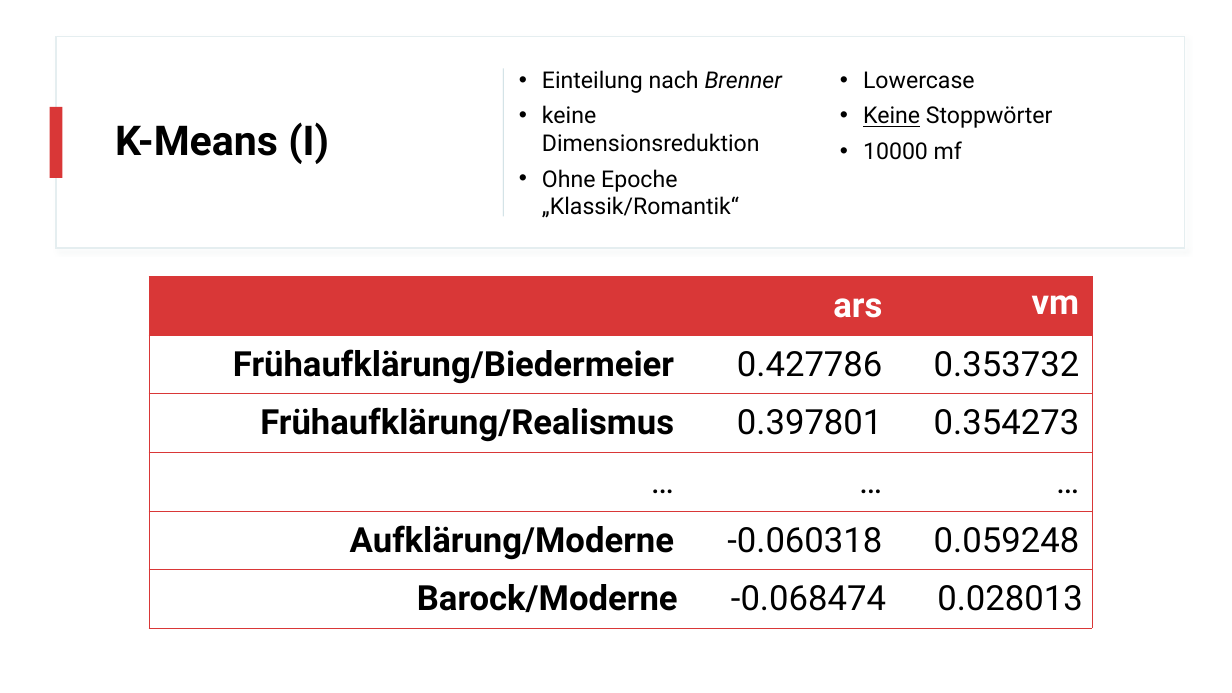
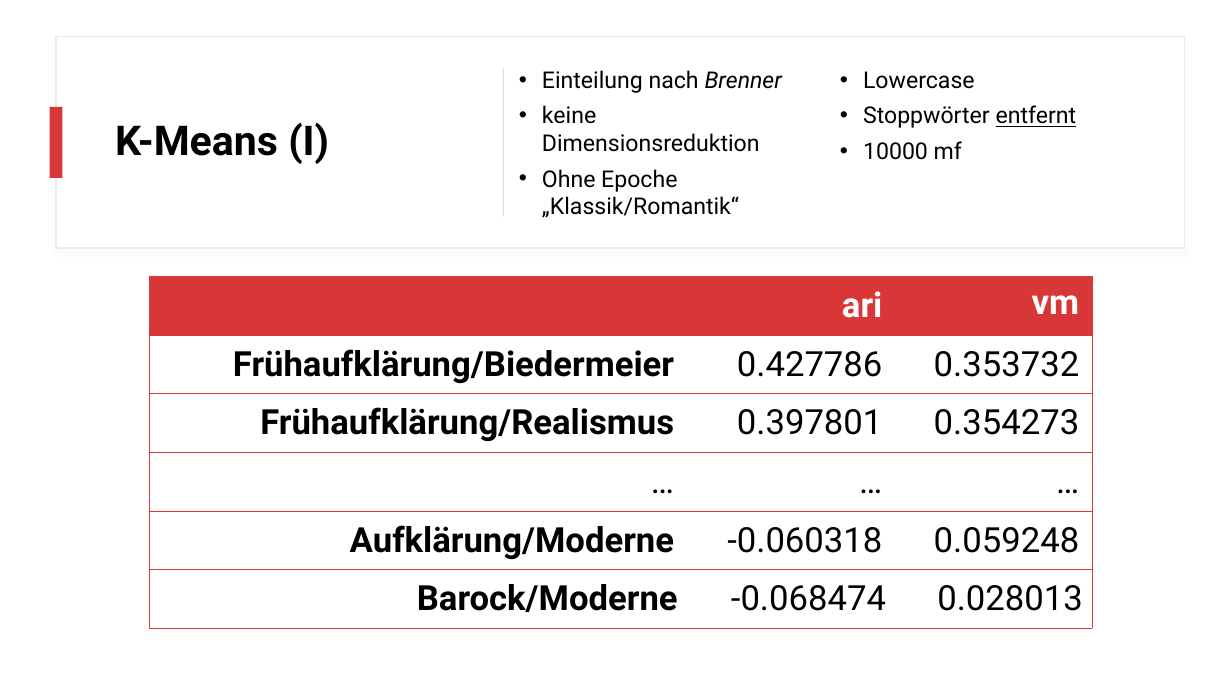
Before and after one commit to realjanpaulus/clusterpoems, a slide deck: slide 17 of literature & presentation/clustering_presentation.pptx. Drawn at 1232x693 pixels with LibreOffice and Linux fonts; fonts in the diff are those of the drawing. Boxes give left, top, right and bottom in pixels: in the first picture for what was removed or moved away, otherwise in the second. Text is boxed around its words. In the diff, an @@ line names an element or a change of style, - is before the commit and + after.

```diff
--- a/literature & presentation/clustering_presentation.pptx
+++ b/literature & presentation/clustering_presentation.pptx
@@ text at [863, 105, 1077, 128]: text changed @@
-• Keine Stoppwörter
+• Stoppwörter entfernt
@@ table at [149, 276, 1092, 628] @@
-row 1, column 2: ars
+row 1, column 2: ari
```
Also in this commit, not shown: 2 other slides changed, 6 other files.
